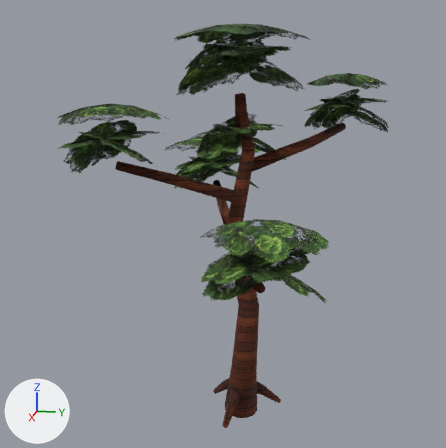
The glTF model assets/models/tree_pine_bonsai.glb, before and after one commit.
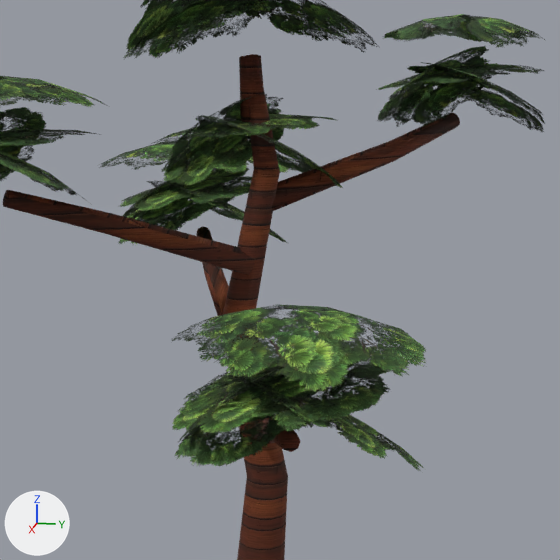
Each version is shown whole from a camera (50 mm lens) standing at (11.26, 1.88, 6.13) and looking at (0.16, -0.34, 3.36), then close up on the part from 26% to 89% of the width and 15% to 78% of the height. Every picture has the same lights, and +X, +Y and +Z are marked at lower left. The last two pictures show the newer version. Vertices at exactly the same position are counted once.

Names of what the first close-up shows: 'pine_canopy', 'pine_trunk'.
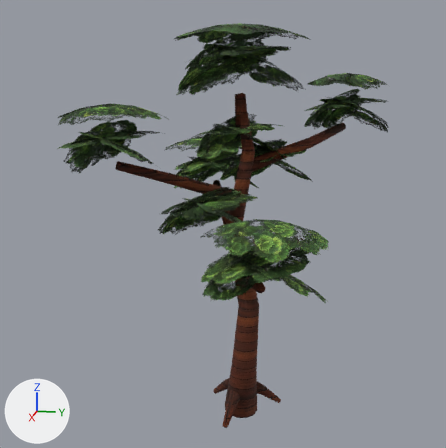
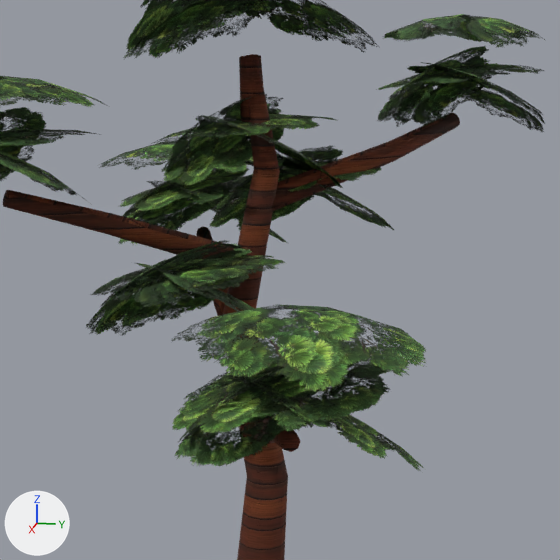
The change, as JSON lines over the scene's bpy script:
```json
{"block": "me_pine_canopy", "where": "# used by ob_pine_canopy; location = (0.0, 0.0, 0.0)"}
{"op": "remove", "block": "me_pine_canopy", "code": "me_pine_canopy.from_pydata(...)  # 1109 vertices, 1560 faces; spans x -3.8..4.17, y -3.82..3.33, z 2.05..6.97"}
{"op": "add", "block": "me_pine_canopy", "code": "me_pine_canopy.from_pydata(...)  # 1397 vertices, 1960 faces; spans x -3.8..4.17, y -3.82..3.33, z 2.05..6.97"}
{"block": "me_pine_canopy", "change": "me_pine_canopy part 1: the loose piece of 36 vertices spanning x -1.21..1.09, y -1.04..0.72, z 3.84..5.56 is copied, and the copy is multiplied about its middle by the matrix ((0.828, 0.597, 0.798), (-0.848, 0.932, 0.138), (-0.405, -0.328, 0.66)), then moved by (0.77, -0.3, -1.15); it spans x -0.93..2.37, y -2.03..1.15, z 3.32..3.98"}
{"block": "me_pine_canopy", "change": "me_pine_canopy part 2: the loose piece of 36 vertices spanning x -1.21..1.09, y -1.04..0.72, z 3.84..5.56 is copied, and the copy is multiplied about its middle by the matrix ((1.101, -0.21, 0.093), (0.124, 0.644, 0.876), (-0.017, -0.781, 0.294)), then moved by (1.01, -0.18, -1.23); it spans x -0.46..2.35, y -1.7..1.04, z 2.94..4.08"}
{"block": "me_pine_canopy", "change": "me_pine_canopy part 3: the loose piece of 36 vertices spanning x -1.21..1.09, y -1.04..0.72, z 3.84..5.56 is copied, and the copy is multiplied about its middle by the matrix ((-0.56, 0.748, 0.538), (-0.811, -0.02, -0.687), (-0.4, -0.661, 0.16)), then moved by (0.54, -0.44, -1.21); it spans x -0.62..1.61, y -1.67..0.45, z 2.82..4.11"}
{"block": "me_pine_canopy", "change": "me_pine_canopy part 4: the loose piece of 36 vertices spanning x -1.21..1.09, y -1.04..0.72, z 3.84..5.56 is copied, and the copy is multiplied about its middle by the matrix ((0.127, -0.641, -0.836), (0.997, 0.302, -0.033), (0.34, -0.764, 0.572)), then moved by (0.89, -0.32, -1.2); it spans x -0.38..2.0, y -1.48..0.47, z 2.56..4.39"}
{"block": "me_pine_canopy", "change": "me_pine_canopy part 5: the loose piece of 36 vertices spanning x -1.44..0.71, y -1.21..0.66, z 4.09..5.3 is copied, and the copy is multiplied about its middle by the matrix ((1.055, -0.371, -0.468), (0.45, 1.088, 0.104), (0.375, -0.232, 1.022)), then moved by (-0.45, 0.59, -0.42); it spans x -2.3..0.66, y -1.07..1.73, z 4.08..4.69"}
{"block": "me_pine_canopy", "change": "me_pine_canopy part 6: the loose piece of 36 vertices spanning x -1.44..0.71, y -1.21..0.66, z 4.09..5.3 is copied, and the copy is multiplied about its middle by the matrix ((0.111, -0.836, -0.636), (1.055, 0.04, 0.097), (-0.099, -0.637, 0.77)), then moved by (-0.23, 0.71, -0.5); it spans x -1.84..0.64, y -0.73..1.6, z 3.53..4.84"}
{"block": "me_pine_canopy", "change": "me_pine_canopy part 7: the loose piece of 36 vertices spanning x -1.44..0.71, y -1.21..0.66, z 4.09..5.3 is copied, and the copy is multiplied about its middle by the matrix ((0.726, 0.648, 0.31), (-0.69, 0.735, 0.14), (-0.202, -0.274, 0.884)), then moved by (-0.68, 0.44, -0.48); it spans x -2.36..0.29, y -1.15..1.49, z 3.75..4.8"}
{"block": "me_pine_canopy", "change": "me_pine_canopy part 8: the loose piece of 36 vertices spanning x -1.44..0.71, y -1.21..0.66, z 4.09..5.3 is copied, and the copy is multiplied about its middle by the matrix ((-0.984, -0.201, -0.265), (0.22, -0.38, -1.005), (0.19, -0.945, 0.684)), then moved by (-0.37, 0.58, -0.47); it spans x -1.96..0.49, y -0.84..1.43, z 3.6..4.99"}
```

Changed parts and their boxes [x1, y1, x2, y2] in the close-ups (560 x 560 px):
```json
{"part": 1, "of": "me_pine_canopy", "change": "added", "after": [91, 255, 285, 307], "on screen": "green"}
{"part": 2, "of": "me_pine_canopy", "change": "added", "after": [131, 262, 283, 332]}
{"part": 3, "of": "me_pine_canopy", "change": "added", "after": [85, 244, 252, 335]}
{"part": 4, "of": "me_pine_canopy", "change": "added", "after": [94, 240, 251, 335]}
{"part": 5, "of": "me_pine_canopy", "change": "added", "after": [222, 162, 381, 192]}
{"part": 6, "of": "me_pine_canopy", "change": "added", "after": [245, 161, 394, 230]}
{"part": 7, "of": "me_pine_canopy", "change": "added", "after": [209, 155, 339, 230]}
{"part": 8, "of": "me_pine_canopy", "change": "added", "after": [218, 146, 343, 218]}
```
